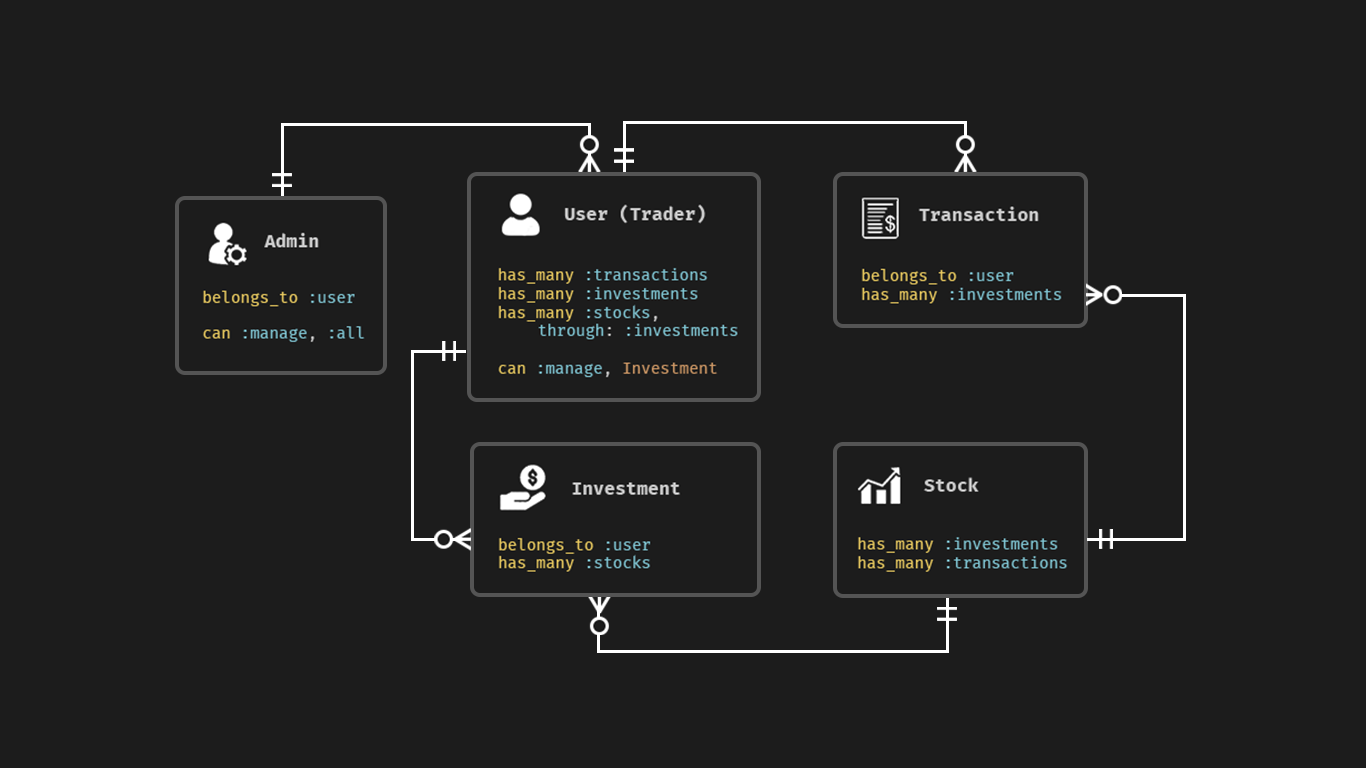
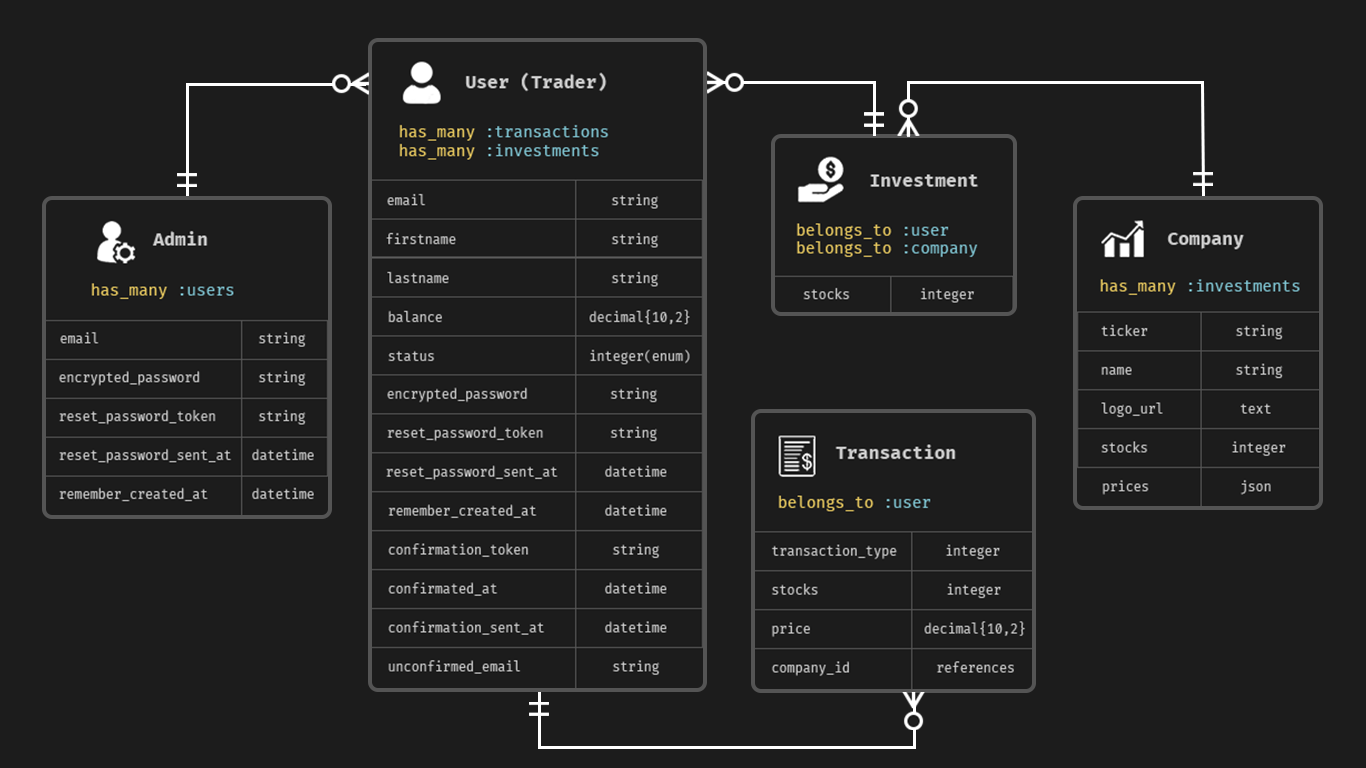
Before/after of a 1366×768 layered artwork. What changed in the layer stack:
moved "zero_to_many" (1st of 4, in "ERD" › "ERD" › "belongs to, has_many") above "one_to_one", painted on it over [897, 99, 1122, 306]
painted on "one_to_one" (1st of 4, in "ERD" › "ERD" › "belongs to, has_many") over [1099, 172, 1213, 549]
painted on "line" (1st of 4, in "ERD" › "ERD" › "belongs to, has_many") over [907, 81, 1205, 541]
painted on "one_to_one" (2nd of 4, in "ERD" › "ERD" › "belongs to, has_many") over [529, 607, 957, 716]
painted on "zero_to_many" (2nd of 4, in "ERD" › "ERD" › "belongs to, has_many") over [588, 597, 925, 730]
painted on "line" (2nd of 4, in "ERD" › "ERD" › "belongs to, has_many") over [538, 598, 949, 749]
painted on "zero_to_many" (3rd of 4, in "ERD" › "ERD" › "belongs to, has_many") over [707, 71, 977, 172]
painted on "line" (3rd of 4, in "ERD" › "ERD" › "belongs to, has_many") over [623, 81, 967, 172]
painted on "zero_to_many" (4th of 4, in "ERD" › "ERD" › "belongs to, has_many") over [332, 72, 601, 172]
painted on "line" (4th of 4, in "ERD" › "ERD" › "belongs to, has_many") over [186, 83, 591, 196]
painted on "content" (1st of 3, in "ERD" › "ERD" › "Admin") over [42, 38, 1159, 542]
painted on "Shape" (1st of 5, in "ERD" › "ERD" › "Admin") over [42, 196, 387, 519]
painted on "content" (2nd of 3, in "ERD" › "ERD" › "Trader(User)") over [364, 38, 793, 704]
painted on "Shape" (2nd of 5, in "ERD" › "ERD" › "Trader(User)") over [368, 38, 761, 692]
painted on "content" (3rd of 3, in "ERD" › "ERD" › "Investment") over [470, 121, 1037, 743]
painted on "Shape" (3rd of 5, in "ERD" › "ERD" › "Investment") over [470, 134, 1017, 597]
painted on "content1" over [42, 38, 1323, 749]
painted on "Shape" (4th of 5, in "ERD" › "ERD" › "Transaction") over [751, 172, 1088, 693]
painted on "content2" over [42, 125, 1323, 749]
painted on "Shape" (5th of 5, in "ERD" › "ERD" › "Company") over [833, 196, 1323, 598]
…and 6 more changes (2 moved_by, 4 removed)
